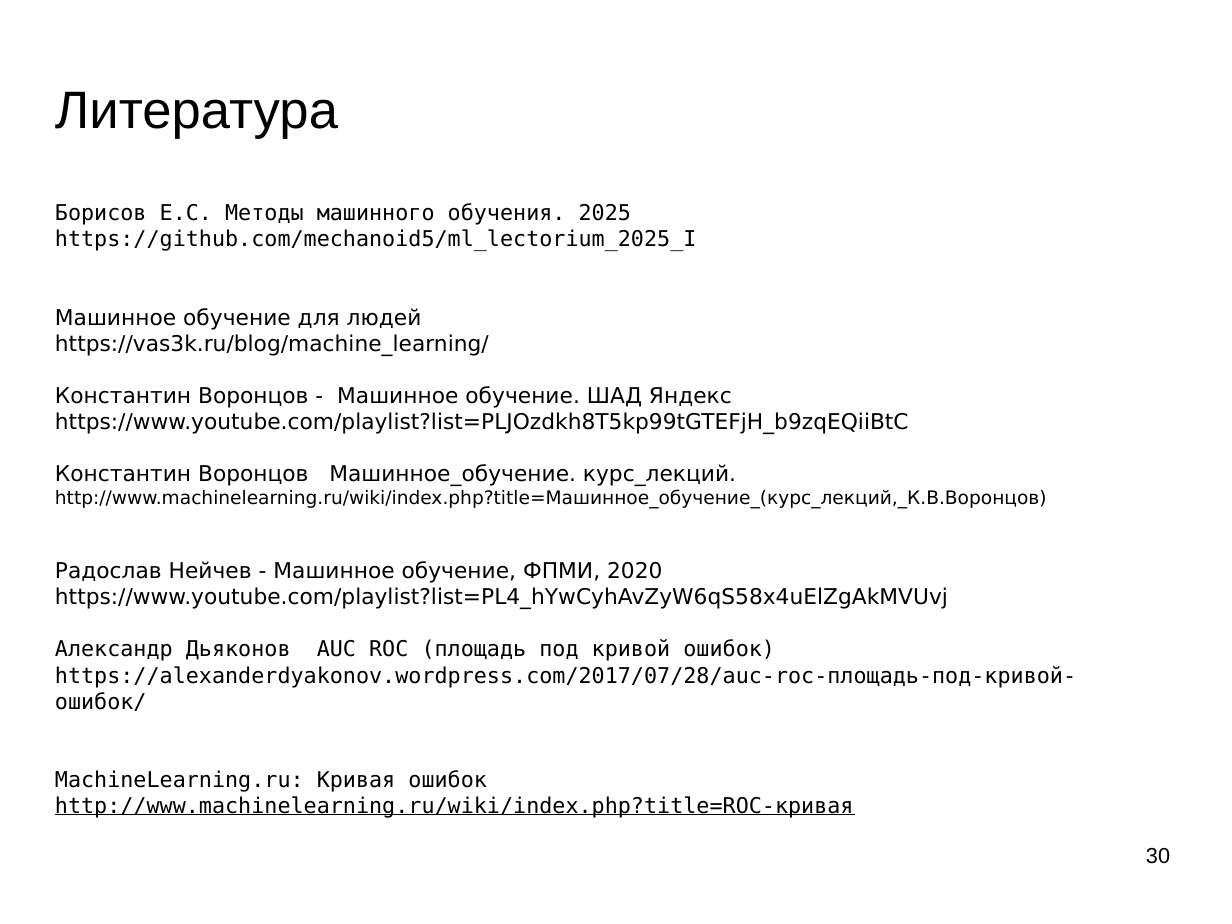
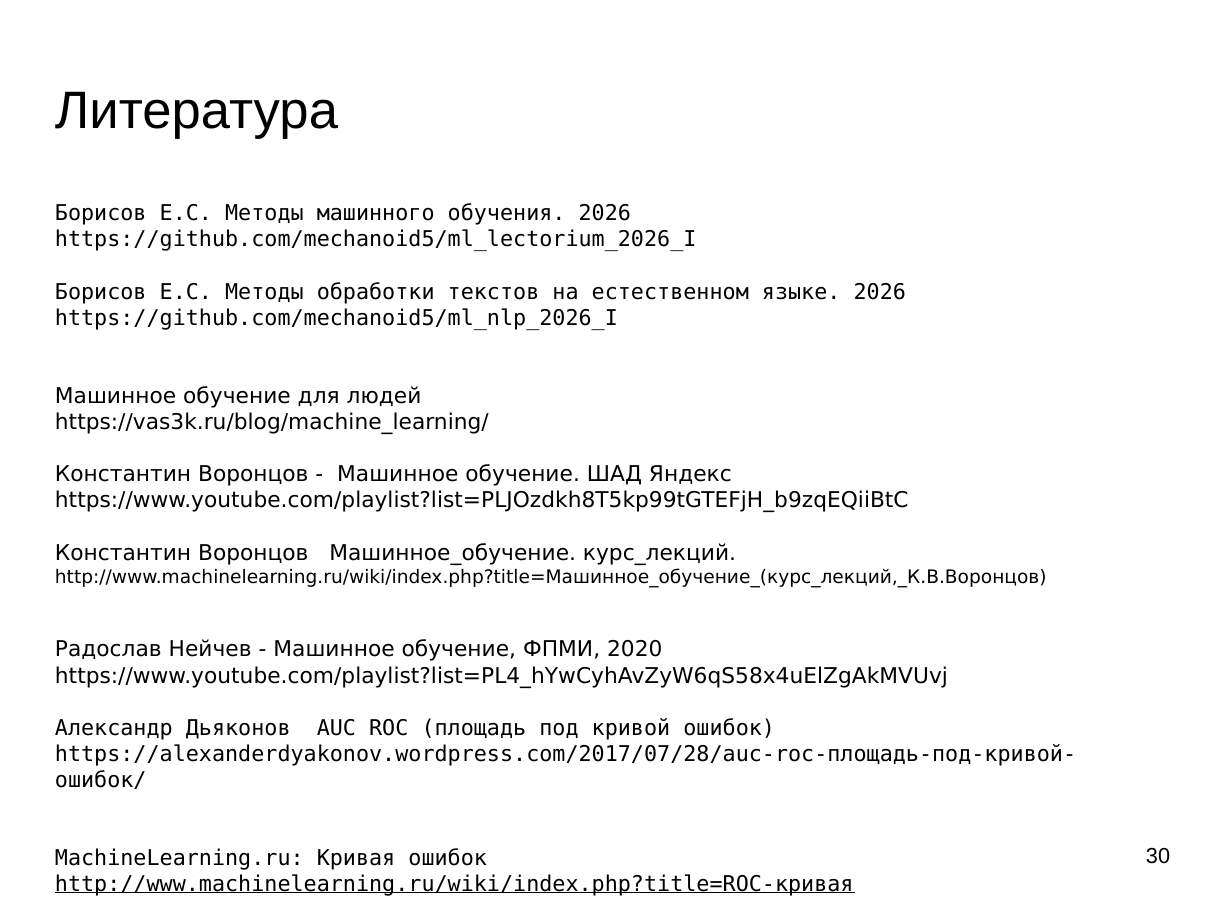
Before and after one commit to mechanoid5/ml_nlp_2026_I, a slide deck: slide 30 of 05-classifier-estimation.odp. Drawn at 1232x924 pixels with LibreOffice and Linux fonts; fonts in the diff are those of the drawing; background and template pictures are left out. Boxes give left, top, right and bottom in pixels: in the first picture for what was removed or moved away, otherwise in the second. Text is boxed around its words. In the diff, an @@ line names an element or a change of style, - is before the commit and + after.

```diff
--- a/05-classifier-estimation.odp
+++ b/05-classifier-estimation.odp
@@ text at <box>55,203,906,330</box>: text changed @@
-Борисов Е.С. Методы машинного обучения. 2025
-https://github.com/mechanoid5/ml_lectorium_2025_I
+Борисов Е.С. Методы машинного обучения. 2026
+https://github.com/mechanoid5/ml_lectorium_2026_I
+Борисов Е.С. Методы обработки текстов на естественном языке. 2026
+https://github.com/mechanoid5/ml_nlp_2026_I
```
Also in this commit, not shown: 1 other slide changed, 26 other files.
